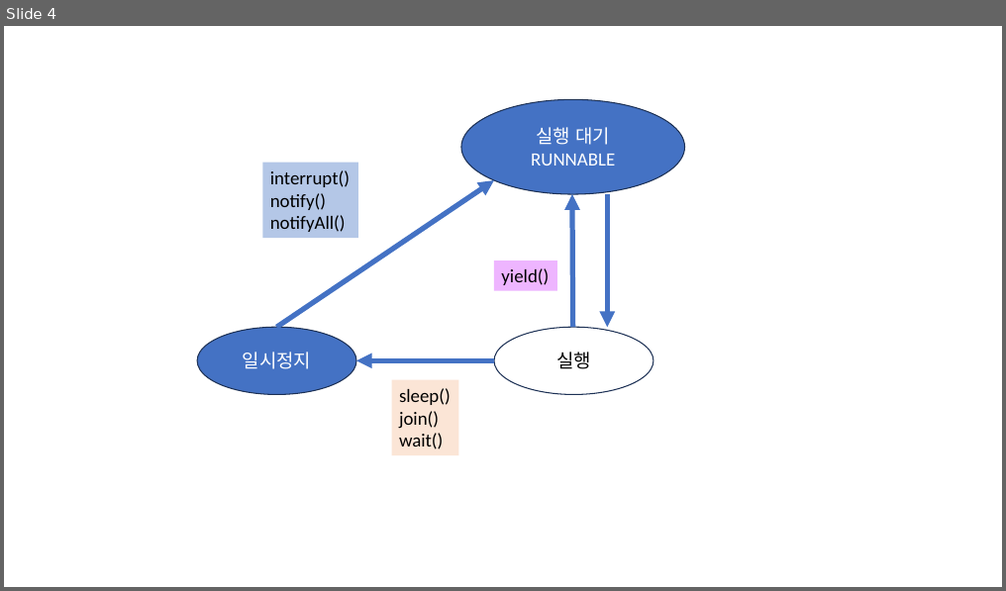
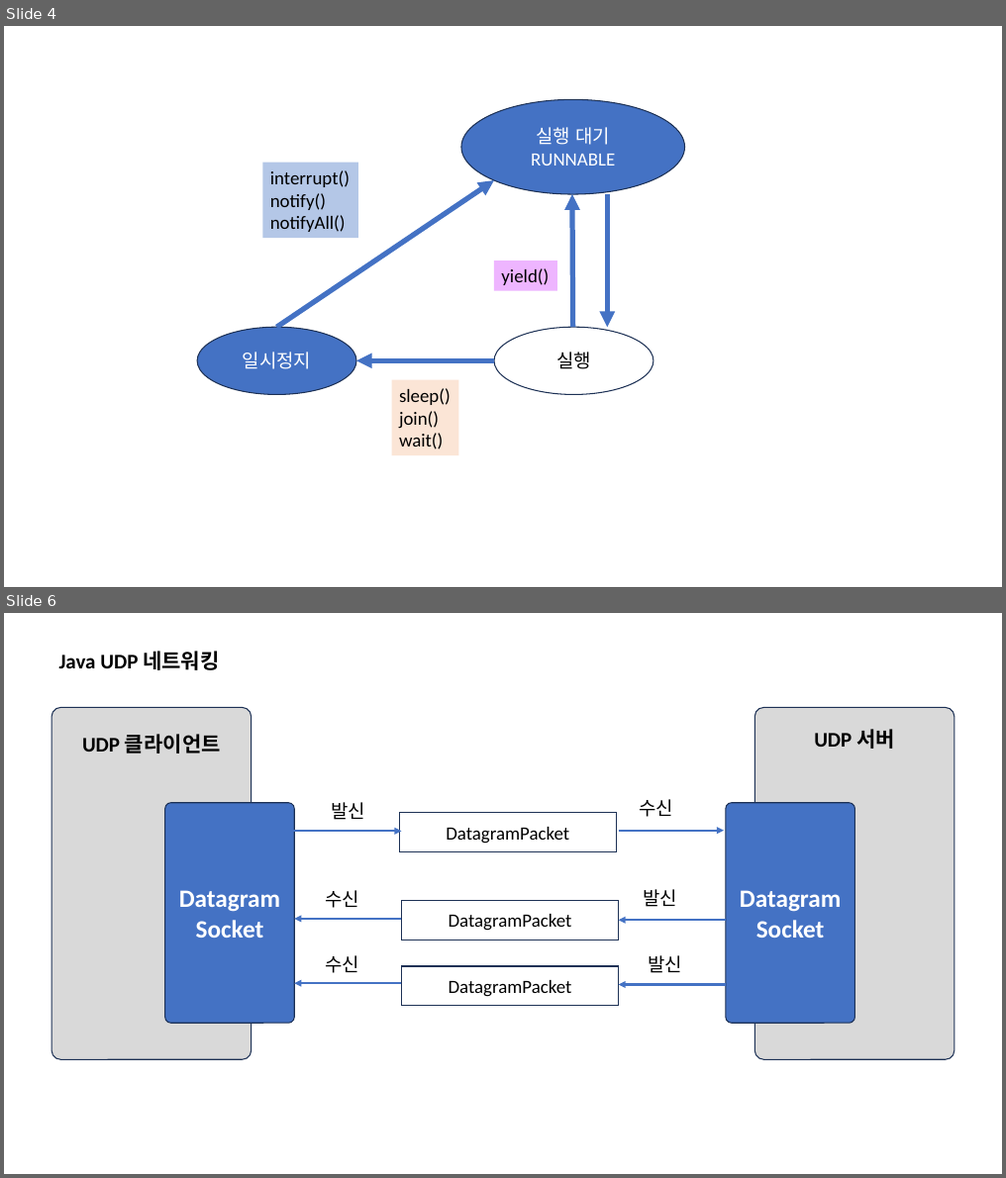
Before and after one commit to say-cheeeeze/thisisjava1, a slide deck: doc/slides.pptx. Shown one above the other, each under a label of ours: slide 4 before the commit, slides 4 and 6 after it; the slides between them are not shown. The pictures are 1006x591 and 1006x1178 pixels, drawn with LibreOffice and Linux fonts; fonts in the diff are those of the drawing. Boxes give left, top, right and bottom in pixels: in the first picture for what was removed or moved away, otherwise in the second. Text is boxed around its words. In the diff, an @@ line names an element or a change of style, - is before the commit and + after.

```diff
--- a/doc/slides.pptx
+++ b/doc/slides.pptx
@@ slide 6 added at (4,613,1002,1174), background #FFFFFF @@
@@ text added at (59,651,219,670), 20 pt, text #000000, bold @@
+Java UDP 네트워킹
@@ rounded rectangle added at (52,707,252,1059), fill #D9D9D9, outline #1E3256 1 pt @@
@@ rounded rectangle added at (754,707,954,1059), fill #D9D9D9, outline #1E3256 1 pt @@
@@ text added at (814,729,895,749), 20 pt, text #000000, bold @@
+UDP 서버
@@ text added at (82,734,221,754), 20 pt, text #000000, bold @@
+UDP 클라이언트
@@ rounded rectangle added at (165,803,294,1023), fill #4472C4, outline #1E3256 1 pt, 24 pt, text #FFFFFF, bold @@
+Datagram
+Socket
@@ text added at (331,802,365,820), 18 pt, text #000000 @@
+발신
@@ rectangle added at (399,813,617,853), outline #1E3256 1 pt, 18 pt, text #000000 @@
+DatagramPacket
@@ text added at (639,799,673,817), 18 pt, text #000000 @@
+수신
@@ rounded rectangle added at (726,803,855,1023), fill #4472C4, outline #1E3256 1 pt, 24 pt, text #FFFFFF, bold @@
+Datagram
+Socket
@@ arrow added from (275, 831) to (402, 831), #4472C4 2.25 pt @@
@@ arrow added from (619, 831) to (724, 831), #4472C4 2.25 pt @@
@@ text added at (325,890,359,908), 18 pt, text #000000 @@
+수신
@@ rectangle added at (402,900,619,940), outline #1E3256 1 pt, 18 pt, text #000000 @@
+DatagramPacket
@@ text added at (643,889,677,907), 18 pt, text #000000 @@
+발신
@@ arrow added from (402, 919) to (294, 919), #4472C4 2.25 pt @@
@@ arrow added from (726, 920) to (619, 920), #4472C4 2.25 pt @@
@@ text added at (326,956,360,973), 18 pt, text #000000 @@
+수신
@@ rectangle added at (402,966,619,1006), outline #1E3256 1 pt, 18 pt, text #000000 @@
+DatagramPacket
@@ text added at (648,956,682,973), 18 pt, text #000000 @@
+발신
@@ arrow added from (402, 983) to (294, 983), #4472C4 2.25 pt @@
@@ arrow added from (726, 985) to (619, 985), #4472C4 2.25 pt @@
```
Also in this commit, not shown: 8 other files.
